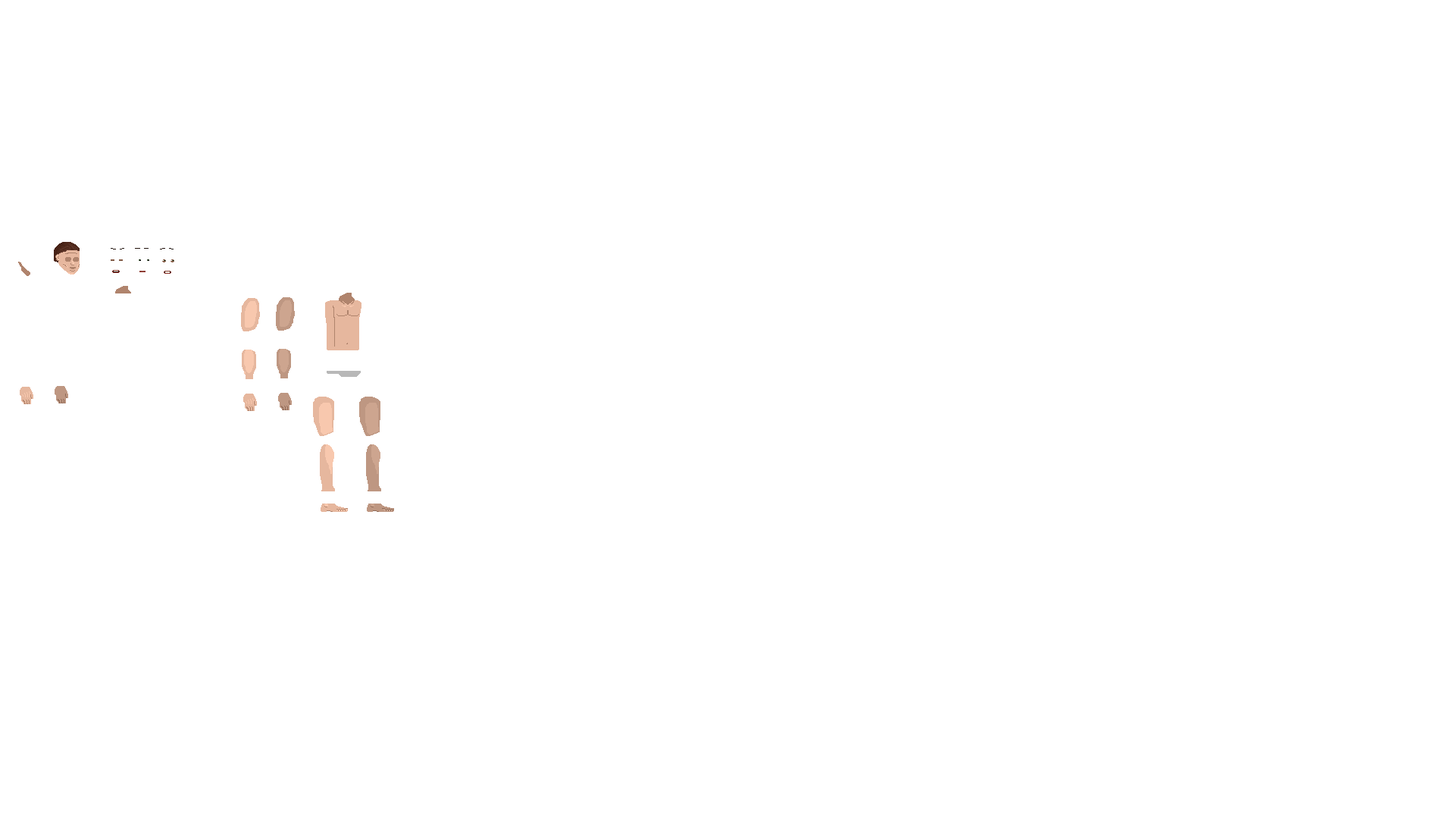
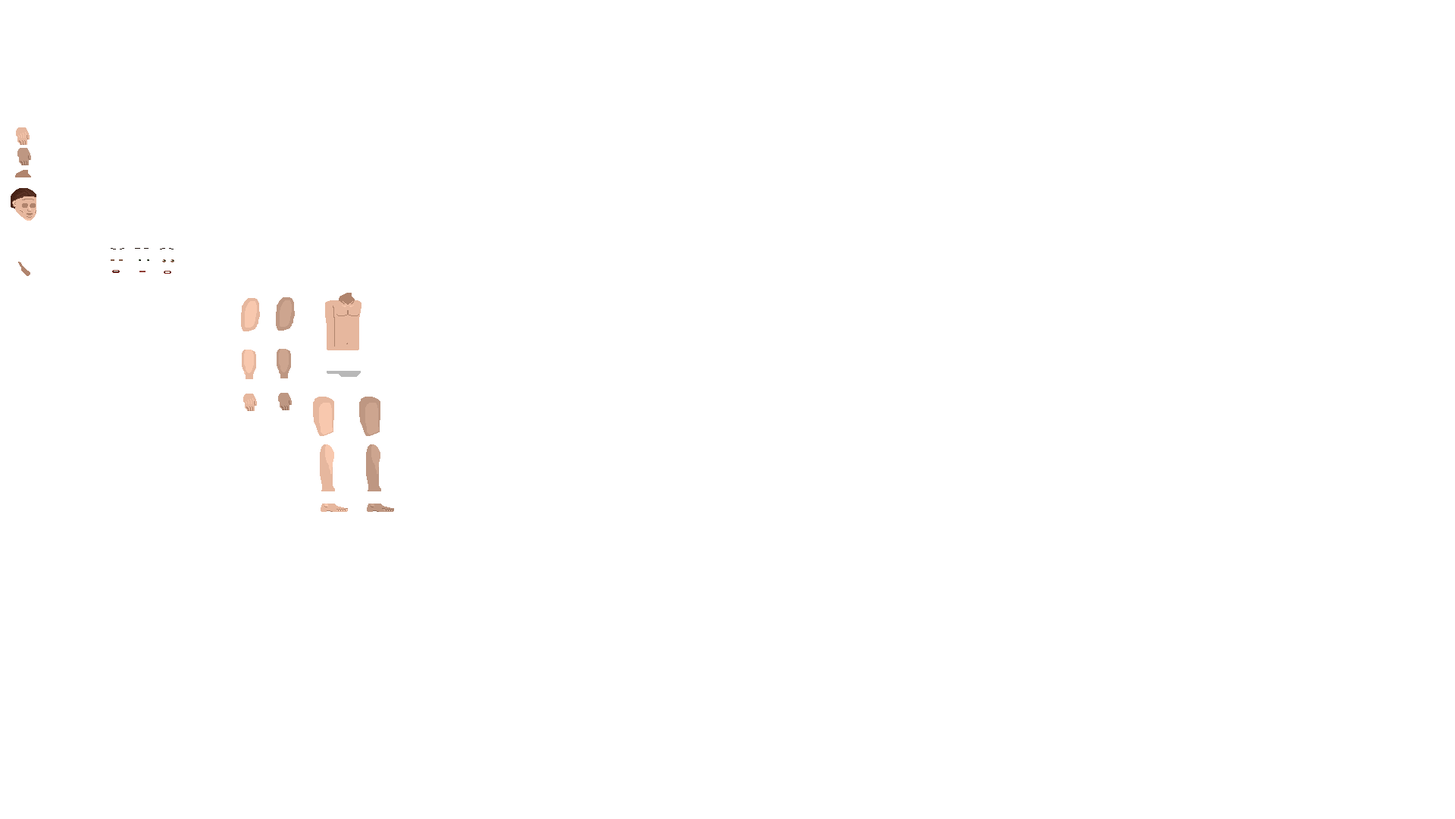
Layers edited between the first and the second 1455px x 819px image:
painted on "Leftovers" over 15, 127, 132, 405
painted on "Face.Blank" over 10, 187, 80, 275
